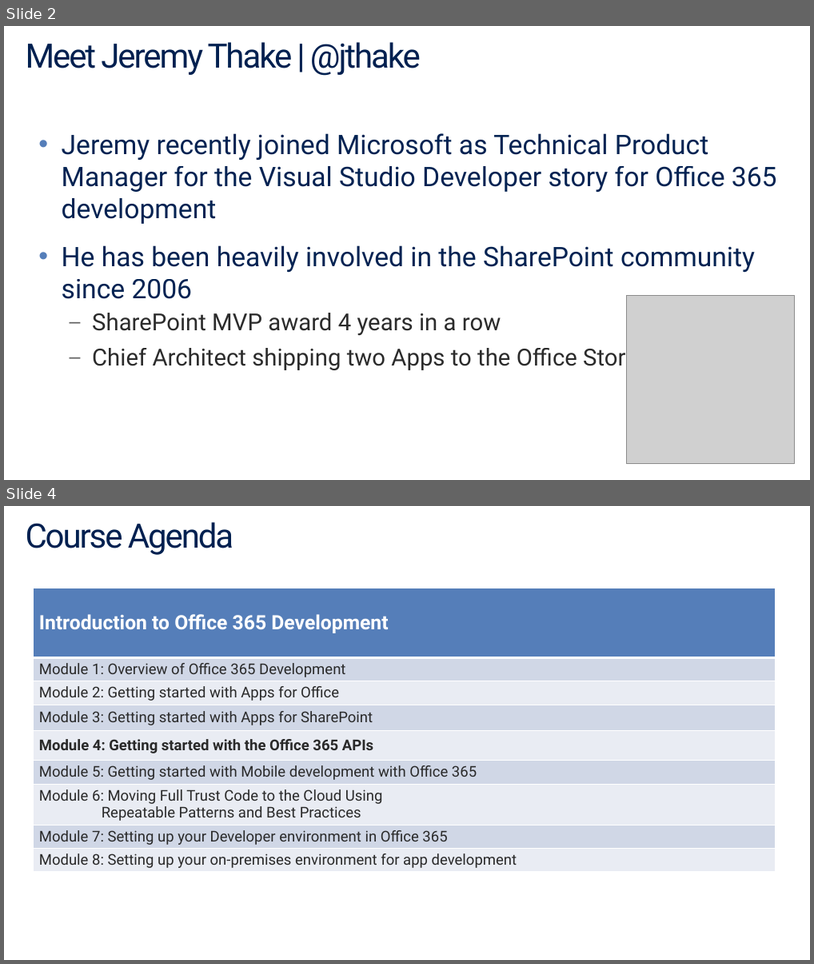
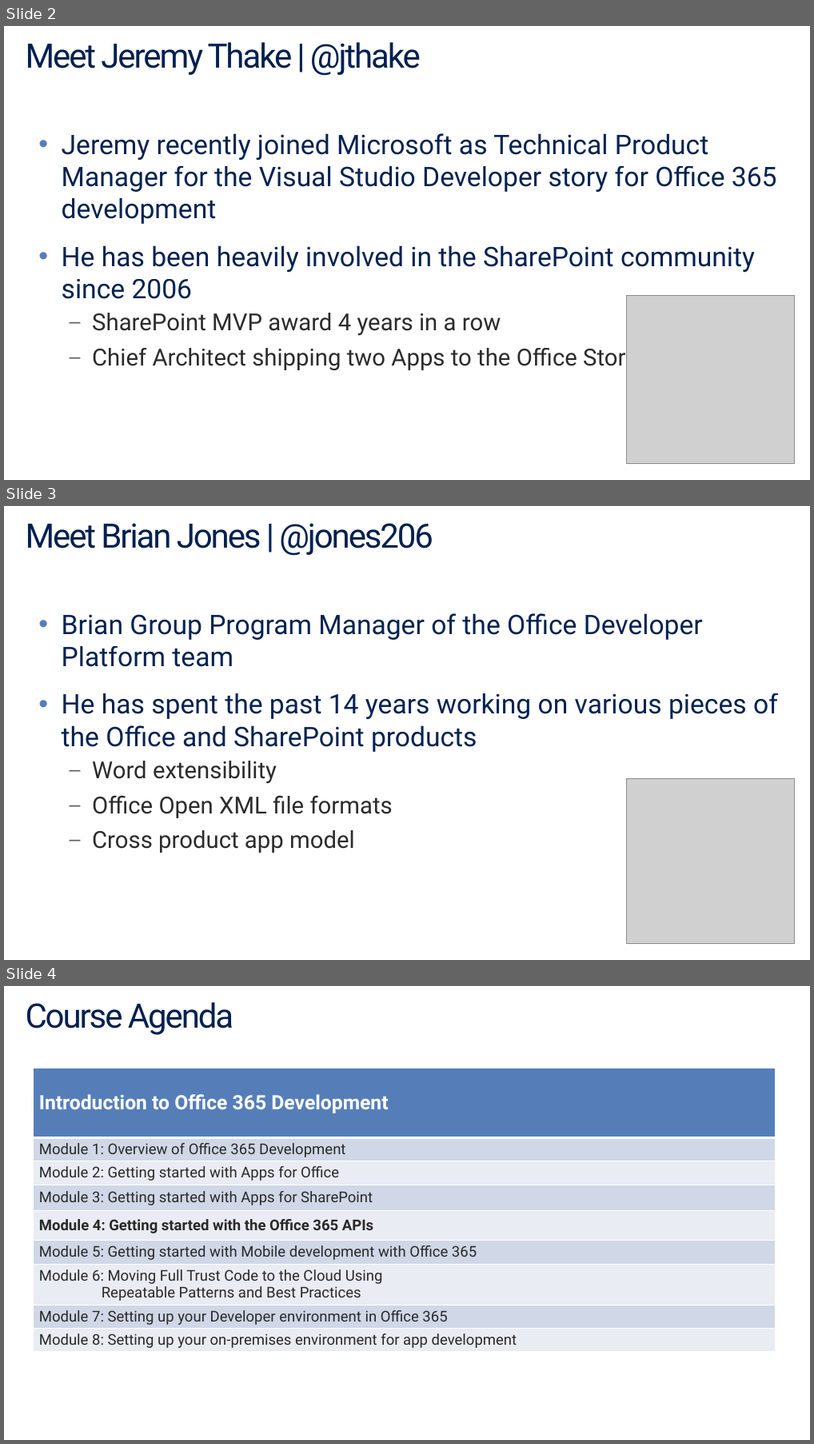
Before and after one commit to OfficeDev/TrainingContent, a slide deck: O3651-4 Getting started with Office 365 APIs/O3651-4 Office 365 Development Office 365 API.pptx. Shown one above the other, each under a label of ours: slides 2 and 4 before the commit, slides 2, 3 and 4 after it; the slides between them are not shown. The pictures are 814x964 and 814x1444 pixels, drawn with LibreOffice and Linux fonts; fonts in the diff are those of the drawing; grey boxes stand for pictures. Boxes give left, top, right and bottom in pixels: in the first picture for what was removed or moved away, otherwise in the second. Text is boxed around its words. In the diff, an @@ line names an element or a change of style, - is before the commit and + after.

```diff
--- a/O3651-4 Getting started with Office 365 APIs/O3651-4 Office 365 Development Office 365 API.pptx
+++ b/O3651-4 Getting started with Office 365 APIs/O3651-4 Office 365 Development Office 365 API.pptx
@@ slide 3 added at (4, 506, 810, 960), background #FFFFFF @@
@@ title added at (26, 523, 434, 556), 40.8 pt, text #002050 @@
+Meet Brian Jones | @jones206
@@ text added at (62, 613, 778, 852), 32.6 pt, text #002050 @@
+• Brian Group Program Manager of the Office Developer Platform team
+• He has spent the past 14 years working on various pieces of the Office and SharePoint products
+  – Word extensibility
+  – Office Open XML file formats
+  – Cross product app model
@@ picture added at (626, 778, 795, 944) @@
```
Also in this commit, not shown: 6 slides changed, 2 slides removed, 1 other file.
